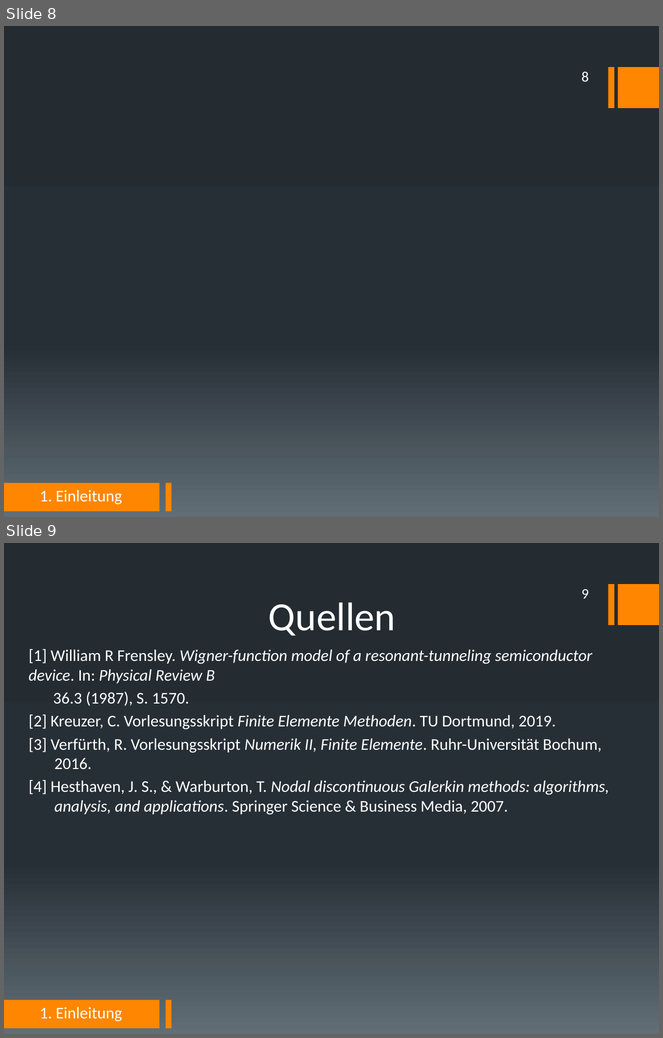
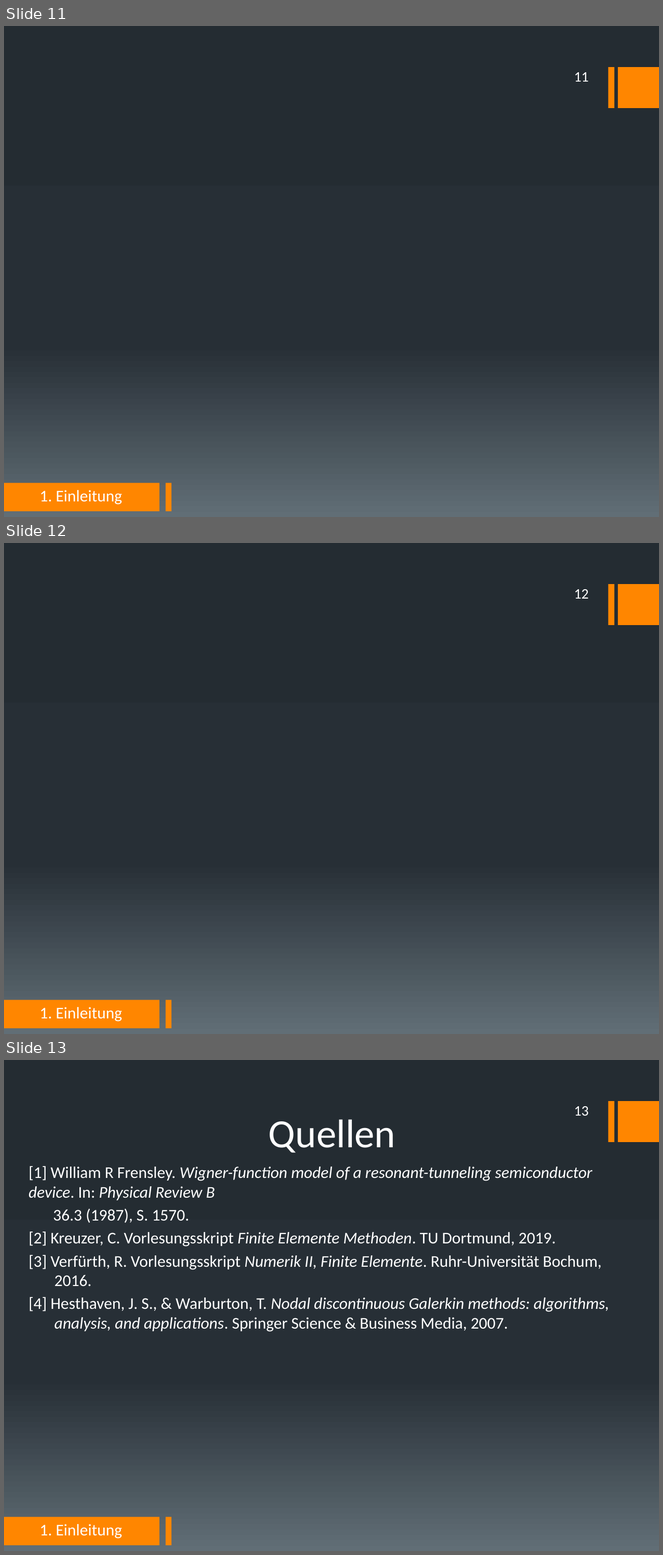
Before and after one commit to DerKleineGauss/Masterarbeit, a slide deck: Abschlussvortrag/Präsentation.pptx. Shown one above the other, each under a label of ours: slides 8 and 9 before the commit, slides 11, 12 and 13 after it. The pictures are 663x1038 and 663x1555 pixels, drawn with LibreOffice and Linux fonts; fonts in the diff are those of the drawing. Boxes give left, top, right and bottom in pixels: in the first picture for what was removed or moved away, otherwise in the second. Text is boxed around its words. In the diff, an @@ line names an element or a change of style, - is before the commit and + after.

```diff
--- a/Abschlussvortrag/Präsentation.pptx
+++ b/Abschlussvortrag/Präsentation.pptx
@@ slide 12 added at [4,543,659,1034], background gradient #242C33 to #273037 to #636D76; not listed: 4 template elements that a slide beside it also shows @@
@@ page number added at [574,589,589,599], 16 pt, text #FFFFFF @@
+12
@@ text added at [40,1007,123,1022], 18 pt, text #FFFFFF @@
+1. Einleitung
@@ what was slide 8 is now slide 11 @@
@@ page number at [574,72,589,82]: text changed @@
-8
+11
@@ what was slide 9 is now slide 13 @@
@@ page number at [574,1106,589,1116]: text changed @@
-9
+13
```
Also in this commit, not shown: 2 slides changed, 3 other slides added, 16 other files.
